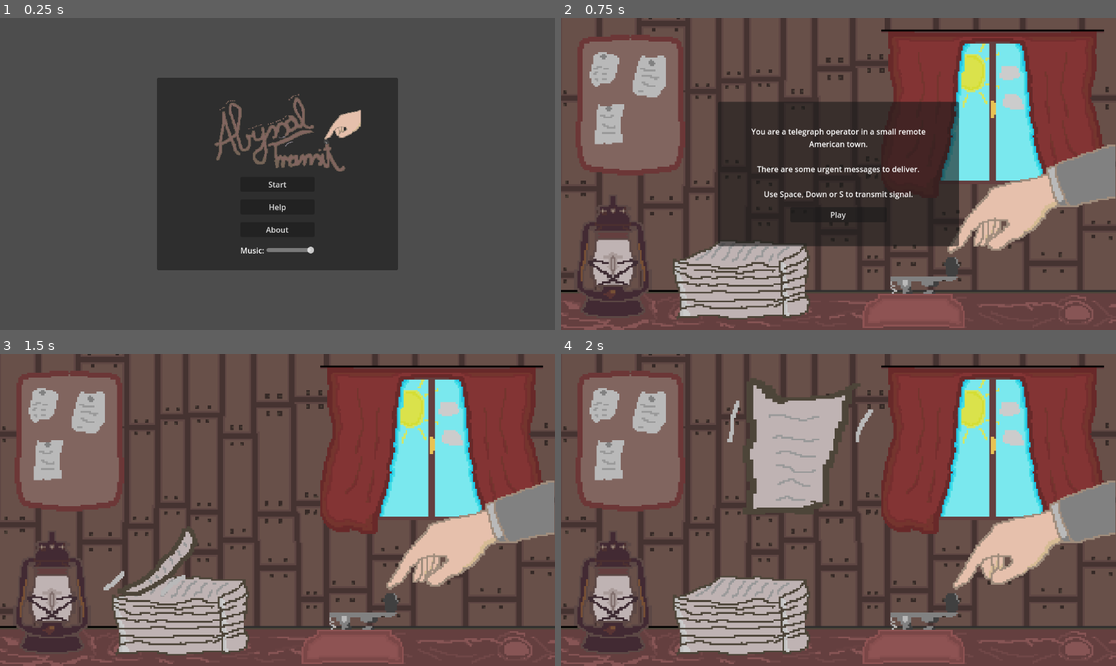
Above: before the commit, frames 1-4 (two rows, left to right).
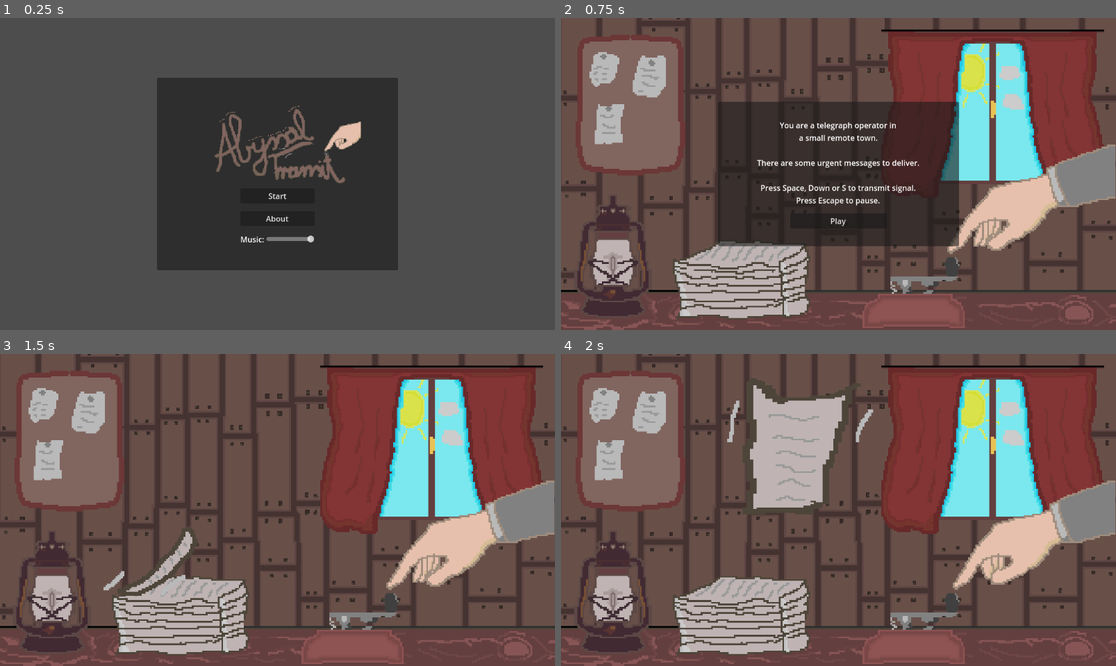
Above: after the commit, the same moments.

Repository: Nidjo123/LD53
Game: Godot game, scene res://Scenes/MainMenu.tscn
Two runs of this game, one before a commit and one after it. Both use one fixed random seed, a clock stepped at 60 frames per second and the inputs below.
Inputs:
- Up to frame 1 (0.25 s): no input
- Up to frame 2 (0.75 s): click "Start" at 0.5 s
- Up to frame 3 (1.5 s): click "Play" at 1.25 s
- Up to frame 4 (2 s): no input

The runs differ from the first frame. In frame 1, 3.1% of the frame differs, in the area x 38-66%, y 24-76%; in frame 2, 2.2%; in frame 3, nothing differs; in frame 4, nothing differs.

Commit message:
Almost done

Diff:
--- a/Scenes/AboutScene.tscn
+++ b/Scenes/AboutScene.tscn
@@ -1,4 +1,6 @@
-[gd_scene format=3 uid="uid://d3etilghg2p2q"]
+[gd_scene load_steps=2 format=3 uid="uid://d3etilghg2p2q"]
+
+[ext_resource type="Script" path="res://Scripts/AboutScene.gd" id="1_guyem"]
 
 [node name="AboutScene" type="Control"]
 layout_mode = 3
@@ -7,3 +9,48 @@
 anchor_bottom = 1.0
 grow_horizontal = 2
 grow_vertical = 2
+script = ExtResource("1_guyem")
+
+[node name="PanelContainer" type="PanelContainer" parent="."]
+layout_mode = 1
+anchors_preset = 8
+anchor_left = 0.5
+anchor_top = 0.5
+anchor_right = 0.5
+anchor_bottom = 0.5
+offset_left = -213.5
+offset_top = -223.0
+offset_right = 213.5
+offset_bottom = 223.0
+grow_horizontal = 2
+grow_vertical = 2
+
+[node name="VBoxContainer" type="VBoxContainer" parent="PanelContainer"]
+layout_mode = 2
+size_flags_horizontal = 4
+theme_override_constants/separation = 32
+alignment = 1
+
+[node name="AboutText" type="Label" parent="PanelContainer/VBoxContainer"]
+layout_mode = 2
+text = "Abyssal Transit is a game where you play
+a role of a lone telegraph operator in a small
+desolate town.
+
+Some urgent messages arrive that you need to
+deliver to the nearest telegraph outpost.
+
+But not everything is as it appears...
+
+
+
+Made for Ludum Dare 53 in 72 hours
+by Simun182 and Nidjo123."
+horizontal_alignment = 1
+
+[node name="BackButton" type="Button" parent="PanelContainer/VBoxContainer"]
+layout_mode = 2
+size_flags_horizontal = 4
+text = "Back to Main menu"
+
+[connection signal="pressed" from="PanelContainer/VBoxContainer/BackButton" to="." method="_on_back_button_pressed"]
--- /dev/null
+++ b/Scenes/EndScene.tscn
@@ -0,0 +1,73 @@
+[gd_scene load_steps=6 format=3 uid="uid://bqwtnpvyrswiw"]
+
+[ext_resource type="Texture2D" uid="uid://brq6ukncpmt6y" path="res://Images/tbg-night.png" id="1_dio3e"]
+[ext_resource type="Script" path="res://Scripts/EndScene.gd" id="1_vq8r2"]
+[ext_resource type="Script" path="res://Scripts/DeskLight.gd" id="2_1plie"]
+
+[sub_resource type="Gradient" id="Gradient_4b0w0"]
+interpolation_mode = 2
+offsets = PackedFloat32Array(0, 0.626866)
+colors = PackedColorArray(1, 1, 1, 1, 0, 0, 0, 1)
+
+[sub_resource type="GradientTexture2D" id="GradientTexture2D_3iu4f"]
+gradient = SubResource("Gradient_4b0w0")
+fill = 1
+fill_from = Vector2(0.512821, 0.517094)
+
+[node name="EndScene" type="Node2D"]
+script = ExtResource("1_vq8r2")
+
+[node name="Background" type="Sprite2D" parent="."]
+position = Vector2(574.889, 323.5)
+scale = Vector2(3.60556, 3.60556)
+texture = ExtResource("1_dio3e")
+
+[node name="DeskLight" type="PointLight2D" parent="Background"]
+position = Vector2(-128.105, 52.2804)
+color = Color(0.501961, 0.498039, 0, 1)
+texture = SubResource("GradientTexture2D_3iu4f")
+script = ExtResource("2_1plie")
+
+[node name="CenterContainer" type="CenterContainer" parent="."]
+offset_right = 1152.0
+offset_bottom = 648.0
+
+[node name="Panel" type="Panel" parent="CenterContainer"]
+custom_minimum_size = Vector2(500, 300)
+layout_mode = 2
+
+[node name="VBoxContainer" type="VBoxContainer" parent="CenterContainer/Panel"]
+layout_mode = 1
+anchors_preset = 8
+anchor_left = 0.5
+anchor_top = 0.5
+anchor_right = 0.5
+anchor_bottom = 0.5
+offset_left = -50.0
+offset_top = -50.0
+offset_right = 50.0
+offset_bottom = 50.0
+grow_horizontal = 2
+grow_vertical = 2
+theme_override_constants/separation = 16
+
+[node name="EndText" type="Label" parent="CenterContainer/Panel/VBoxContainer"]
+layout_mode = 2
+size_flags_vertical = 3
+text = "The telegraph operator disappeared
+and nobody ever saw him again.
+
+Loud shrieks were heard that night.
+People desperately searched every
+nook and cranny.
+
+Not a single trace was found."
+horizontal_alignment = 1
+
+[node name="MainMenuButton" type="Button" parent="CenterContainer/Panel/VBoxContainer"]
+custom_minimum_size = Vector2(200, 0)
+layout_mode = 2
+size_flags_horizontal = 4
+text = "Main Menu"
+
+[connection signal="pressed" from="CenterContainer/Panel/VBoxContainer/MainMenuButton" to="." method="_on_main_menu_button_pressed"]
--- a/Scenes/MainMenu.tscn
+++ b/Scenes/MainMenu.tscn
@@ -2,7 +2,7 @@
 
 [ext_resource type="Script" path="res://Scripts/MainMenu.gd" id="1_cycvh"]
 [ext_resource type="Texture2D" uid="uid://dnex6jhvm3anf" path="res://Images/logo.png" id="2_e35q1"]
-[ext_resource type="AudioStream" uid="uid://8vepsn74yqp8" path="res://Sounds/maintheme.wav" id="3_sh3ie"]
+[ext_resource type="PackedScene" uid="uid://dgh4st33p185r" path="res://Scenes/Music.tscn" id="3_fk0ha"]
 
 [node name="MainMenu" type="Control"]
 layout_mode = 3
@@ -57,11 +57,6 @@
 layout_mode = 2
 text = "Start"
 
-[node name="HelpButton" type="Button" parent="CenterContainer/Panel/VBoxContainer2/VBoxContainer"]
-layout_mode = 2
-text = "Help
-"
-
 [node name="AboutButton" type="Button" parent="CenterContainer/Panel/VBoxContainer2/VBoxContainer"]
 layout_mode = 2
 text = "About"
@@ -82,12 +77,8 @@
 min_value = -50.0
 max_value = 0.0
 
-[node name="AudioStreamPlayer" type="AudioStreamPlayer" parent="."]
-stream = ExtResource("3_sh3ie")
-autoplay = true
-bus = &"Music"
+[node name="AudioStreamPlayer" parent="." instance=ExtResource("3_fk0ha")]
 
 [connection signal="pressed" from="CenterContainer/Panel/VBoxContainer2/VBoxContainer/StartButton" to="." method="_on_start_button_pressed"]
-[connection signal="pressed" from="CenterContainer/Panel/VBoxContainer2/VBoxContainer/HelpButton" to="." method="_on_help_button_pressed"]
 [connection signal="pressed" from="CenterContainer/Panel/VBoxContainer2/VBoxContainer/AboutButton" to="." method="_on_about_button_pressed"]
 [connection signal="value_changed" from="CenterContainer/Panel/VBoxContainer2/VBoxContainer/HBoxContainer/HSlider" to="." method="_on_volume_changed"]
--- a/Scenes/MorseAudio.tscn
+++ b/Scenes/MorseAudio.tscn
@@ -1,11 +1,10 @@
 [gd_scene load_steps=3 format=3 uid="uid://cgum6hemxqq2h"]
 
+[ext_resource type="AudioStream" uid="uid://cpob6osfapitu" path="res://Sounds/telegraph_press.mp3" id="1_assq5"]
 [ext_resource type="Script" path="res://Scripts/MorseAudio.gd" id="1_pc7w6"]
 
-[sub_resource type="AudioStreamGenerator" id="AudioStreamGenerator_f2xta"]
-
 [node name="MorseAudio" type="AudioStreamPlayer"]
-stream = SubResource("AudioStreamGenerator_f2xta")
+stream = ExtResource("1_assq5")
 script = ExtResource("1_pc7w6")
 pulse_hz = 400.0
 rand_range = 0.01
--- a/Scenes/MorseController.tscn
+++ b/Scenes/MorseController.tscn
@@ -7,6 +7,9 @@
 script = ExtResource("1_lu0of")
 
 [node name="MorseAudio" parent="." instance=ExtResource("2_4smsn")]
+sample_hz = 20000.0
+pulse_hz = 420.0
+rand_range = 0.0
 
 [connection signal="telegraph_pressed" from="." to="MorseAudio" method="_on_morse_controller_telegraph_pressed"]
 [connection signal="telegraph_released" from="." to="MorseAudio" method="_on_morse_controller_telegraph_released"]
--- /dev/null
+++ b/Scenes/Music.tscn
@@ -0,0 +1,16 @@
+[gd_scene load_steps=6 format=3 uid="uid://dgh4st33p185r"]
+
+[ext_resource type="AudioStream" uid="uid://8vepsn74yqp8" path="res://Sounds/maintheme.wav" id="1_51nla"]
+[ext_resource type="Script" path="res://Scripts/Music.gd" id="2_nxl0h"]
+[ext_resource type="AudioStream" uid="uid://cn6qew8wysfmw" path="res://Sounds/maintheme.mp3" id="3_ucyl7"]
+[ext_resource type="AudioStream" uid="uid://cux72h20k1i16" path="res://Sounds/intense.mp3" id="4_ww0hk"]
+[ext_resource type="AudioStream" uid="uid://fyu72nibw3hn" path="res://Sounds/ending.mp3" id="5_k3dnx"]
+
+[node name="AudioStreamPlayer" type="AudioStreamPlayer"]
+stream = ExtResource("1_51nla")
+autoplay = true
+bus = &"Music"
+script = ExtResource("2_nxl0h")
+main_theme = ExtResource("3_ucyl7")
+intense_theme = ExtResource("4_ww0hk")
+end_theme = ExtResource("5_k3dnx")
--- a/Scenes/Telegraph.tscn
+++ b/Scenes/Telegraph.tscn
@@ -84,7 +84,6 @@
 visible = false
 
 [node name="GameIntro" type="Control" parent="."]
-visible = false
 layout_mode = 3
 anchors_preset = 0
 offset_right = 40.0
@@ -117,12 +116,13 @@
 [node name="IntroText" type="Label" parent="GameIntro/CenterContainer/Panel/VBoxContainer"]
 layout_mode = 2
 size_flags_vertical = 3
-text = "You are a telegraph operator in a small remote
-American town.
+text = "You are a telegraph operator in
+a small remote town.
 
 There are some urgent messages to deliver.
 
-Use Space, Down or S to transmit signal."
+Press Space, Down or S to transmit signal.
+Press Escape to pause."
 horizontal_alignment = 1
 
 [node name="PlayButton" type="Button" parent="GameIntro/CenterContainer/Panel/VBoxContainer"]
--- /dev/null
+++ b/Scripts/AboutScene.gd
@@ -0,0 +1,5 @@
+extends Control
+
+
+func _on_back_button_pressed():
+	get_tree().change_scene_to_file("res://Scenes/MainMenu.tscn")
--- /dev/null
+++ b/Scripts/EndScene.gd
@@ -0,0 +1,12 @@
+extends Node2D
+
+
+# Called when the node enters the scene tree for the first time.
+func _ready():
+	Music.set_stream(Music.end_theme)
+	Music.play()
+
+
+func _on_main_menu_button_pressed():
+	Music.stop()
+	get_tree().change_scene_to_file("res://Scenes/MainMenu.tscn")
--- a/Scripts/GameController.gd
+++ b/Scripts/GameController.gd
@@ -9,7 +9,7 @@
 
 
 @onready var time_spent: float = 0.0
-@onready var current_level: int = 0
+@export var current_level: int = 0
 
 @export_multiline var level_texts: Array[String] = []
 @export var time_of_day: Array[TimeOfDay] = []
@@ -19,6 +19,10 @@
 
 func _is_level_transition():
 	return $EndMenu.visible
+
+
+func _is_intro_shown():
+	return $GameIntro.visible
 
 
 func _ready():
@@ -42,7 +46,7 @@
 
 
 func set_paused(paused):
-	if get_tree().paused == paused or _is_level_transition():
+	if get_tree().paused == paused or _is_level_transition() or _is_intro_shown():
 		return
 	if paused:
 		game_paused.emit()
@@ -103,8 +107,15 @@
 
 
 func _on_next_level():
-	current_level += 1
+	if $Game/MorseText.get_accuracy() >= 60:
+		current_level += 1
+	var num_levels = level_texts.size()
+	if current_level == num_levels - 1:
+		Music.set_stream(Music.intense_theme)
+		Music.play()
 	if current_level >= level_texts.size():
-		assert(false)
-	$EndMenu.hide()
-	_on_level_start()
+		Music.stop()
+		get_tree().change_scene_to_file("res://Scenes/EndScene.tscn")
+	else:
+		$EndMenu.hide()
+		_on_level_start()
--- a/Scripts/LevelEndMenu.gd
+++ b/Scripts/LevelEndMenu.gd
@@ -1,4 +1,5 @@
 extends Control
+
 
 signal game_continued
 
@@ -6,6 +7,11 @@
 func set_accuracy(accuracy):
 	var label = $CenterContainer/Panel/VBoxContainer/AccuracyHBoxContainer/AccuracyValue
 	label.text = '%.2f %%' % accuracy
+
+	if accuracy < 60:
+		$CenterContainer/Panel/VBoxContainer/ContinueButton.text = 'Retry'
+	else:
+		$CenterContainer/Panel/VBoxContainer/ContinueButton.text = 'Continue'
 
 
 func set_time(time):
--- a/Scripts/MainMenu.gd
+++ b/Scripts/MainMenu.gd
@@ -2,11 +2,8 @@
 
 
 func _on_start_button_pressed():
+	Music.stop()
 	get_tree().change_scene_to_file("res://Scenes/Telegraph.tscn")
-
-
-func _on_help_button_pressed():
-	get_tree().change_scene_to_file("res://Scenes/HelpScene.tscn")
 
 
 func _on_about_button_pressed():
--- a/Scripts/MorseAudio.gd
+++ b/Scripts/MorseAudio.gd
@@ -7,38 +7,14 @@
 
 
 var phase = 0.0
-var playback: AudioStreamPlayback = null
-
-
-func _fill_buffer():
-	var increment = pulse_hz / sample_hz
-
-	var to_fill = playback.get_frames_available()
-	while to_fill > 0:
-		var frame = Vector2.ONE * sin(phase * TAU)
-		playback.push_frame(frame)  # audio frames are stereo
-		phase = fmod(phase + increment, 1.0)
-		to_fill -= 1
-
-
-func _ready():
-	stream.mix_rate = sample_hz # setting mix rate is only possible before play()
-	play()
-	stream_paused = true
-	playback = get_stream_playback()
-	_fill_buffer()
-
-
-func _process(_delta):
-	_fill_buffer()
 
 
 func _on_morse_controller_telegraph_pressed():
-	stream_paused = false
+	play()
 
 
 func _on_morse_controller_telegraph_released():
-	stream_paused = true
+	stop()
 
 
 func volume_changed(new_volume_db):
--- a/Scripts/MorseText.gd
+++ b/Scripts/MorseText.gd
@@ -40,8 +40,8 @@
 
 func _get_line_text(letter_index):
 	var line_start_idx = _get_line_start_letter_idx(letter_index)
-	var len = letter_index - line_start_idx + 1
-	return original_text.substr(line_start_idx, len)
+	var length = letter_index - line_start_idx + 1
+	return original_text.substr(line_start_idx, length)
 
 
 func _get_letter_position(letter_index):
@@ -109,7 +109,7 @@
 	_set_text()
 
 
-func _get_accuracy():
+func get_accuracy():
 	var letter_count = 0
 	for letter in original_text:
 		if MorseUtils.get_code(letter) != '':
@@ -120,7 +120,7 @@
 
 func _finished():
 	$MorseHint.hide()
-	var accuracy = _get_accuracy()
+	var accuracy = get_accuracy()
 	finished.emit(accuracy)
 
 
--- /dev/null
+++ b/Scripts/Music.gd
@@ -0,0 +1,6 @@
+extends AudioStreamPlayer
+
+
+@export var main_theme: AudioStream = load("res://Sounds/maintheme.mp3")
+@export var intense_theme: AudioStream = load("res://Sounds/intense.mp3")
+@export var end_theme: AudioStream = load("res://Sounds/ending.mp3")
--- a/project.godot
+++ b/project.godot
@@ -20,6 +20,7 @@
 [autoload]
 
 MorseUtils="*res://Scripts/MorseUtils.gd"
+Music="*res://Scenes/Music.tscn"
 
 [display]
 
Not shown: 1 places in Scenes/Telegraph.tscn that only renumber resources
Not shown, added: Sounds/ending.mp3.import
Not shown, added: Sounds/ending.wav.import
Not shown, added: Sounds/intense.mp3.import
Not shown, added: Sounds/intense.wav.import
Not shown, added: Sounds/maintheme.mp3.import
Not shown, added: Sounds/telegraph_press.mp3.import
Not shown, added: Sounds/telegraph_press.wav.import
Not shown, added: Sounds/ending.mp3
Not shown, added: Sounds/ending.wav
Not shown, added: Sounds/intense.mp3
Not shown, added: Sounds/intense.wav
(and 4 more such lines)
